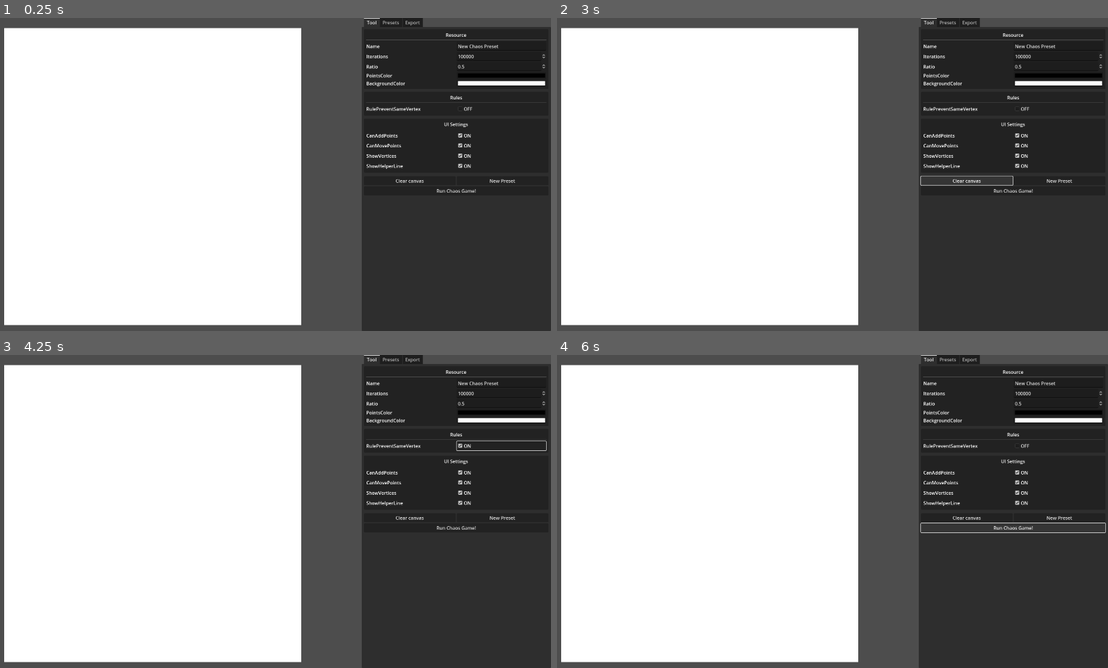
Above: before the commit, frames 1-4 (two rows, left to right).
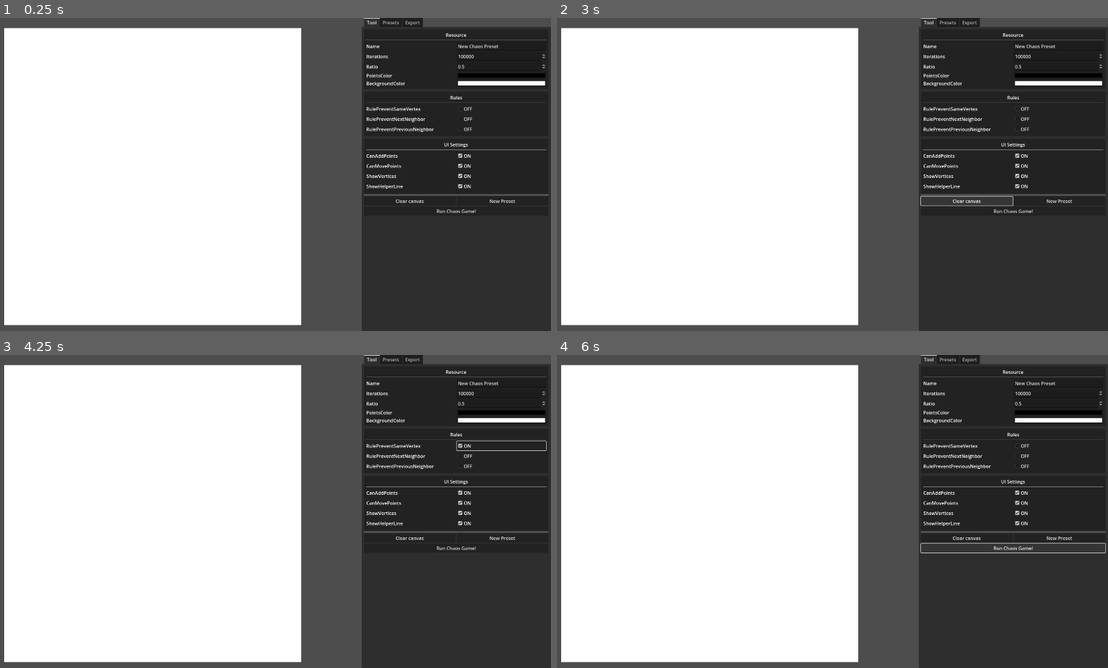
Above: after the commit, the same moments.

Repository: VojtaStruhar/chaos-game
Game: Godot game, scene res://main.tscn
The game is run twice, just before and just after one commit, with the same random seed, the same clock (stepped at 60 frames per second) and the same inputs.
Inputs:
- Up to frame 1 (0.25 s): no input
- Up to frame 2 (3 s): click "Run Chaos Game!" at 0.5 s; click "OFF" at 1.25 s; click "ON" at 2 s; click "Clear canvas" at 2.75 s
- Up to frame 3 (4.25 s): click "OFF" at 3.5 s
- Up to frame 4 (6 s): click "ON" at 4.25 s; click "Clear canvas" at 5 s; click "Run Chaos Game!" at 5.75 s

The runs differ from the first frame. In frame 1, 1.0% of the frame differs, in the area x 66-100%, y 31-63%; in frame 2, 1.2%; in frame 3, 1.0%; in frame 4, 1.3%, in the area x 65-100%, y 31-64%.

Commit message:
Improve rule applying system

Diff:
--- a/ChaosGame.gd
+++ b/ChaosGame.gd
@@ -12,16 +12,34 @@
 
 	image.fill(preset.background_color)
 
-
 	# Vertex as key, array of vertices as value
 	var vertex_picks: Dictionary = {}
 	for point in preset.points:
 		var point_possibilities = preset.points.duplicate()
+		var current_index = point_possibilities.find(point)
+		var remove_indices: Array[int] = []
 
 		# Apply rules here
 		if preset.rule_prevent_same_vertex:
-			point_possibilities.remove_at(point_possibilities.find(point))
+			remove_indices.append(current_index)
+		if preset.rule_prevent_next_neighbor:
+			remove_indices.append((current_index + 1) % preset.points.size())
+		if preset.rule_prevent_previous_neighbor:
+			remove_indices.append((current_index - 1 + preset.points.size()) % preset.points.size())
 
+		# Remove (potential) duplicates
+		var remove_indices_unique = []
+		for i in remove_indices:
+			if i not in remove_indices_unique:
+				remove_indices_unique.append(i)
+
+		# Remove possibilities - iterate from the end. That's the reason for the sort here.
+		remove_indices_unique.sort()
+		for i in range(remove_indices_unique.size()):
+			var remove_index = remove_indices_unique.pop_back()
+			point_possibilities.remove_at(remove_index)
+
+		# Finally
 		vertex_picks[point] = point_possibilities
 
 	# No previous pick, so pick from everything. This changes later.
--- a/chaos_preset.gd
+++ b/chaos_preset.gd
@@ -47,6 +47,16 @@
 		rule_prevent_same_vertex = v
 		chaos_changed.emit()
 
+@export var rule_prevent_next_neighbor: bool = false:
+	set(v):
+		rule_prevent_next_neighbor = v
+		chaos_changed.emit()
+
+@export var rule_prevent_previous_neighbor: bool = false:
+	set(v):
+		rule_prevent_previous_neighbor = v
+		chaos_changed.emit()
+
 @export_group("UI Settings")
 
 ## If adding new points is allowed
